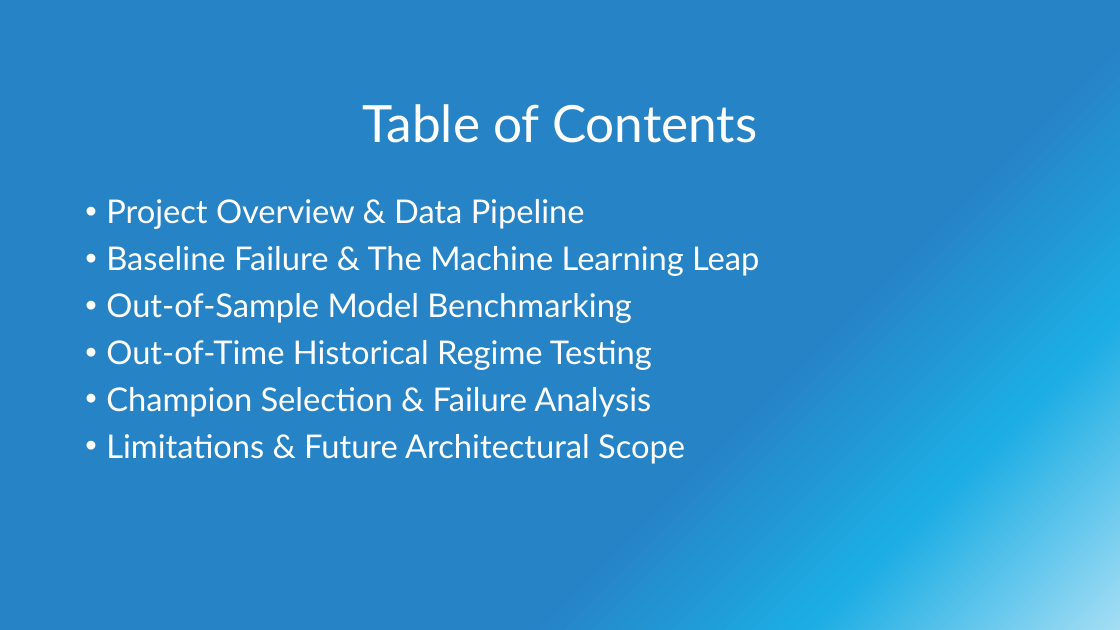
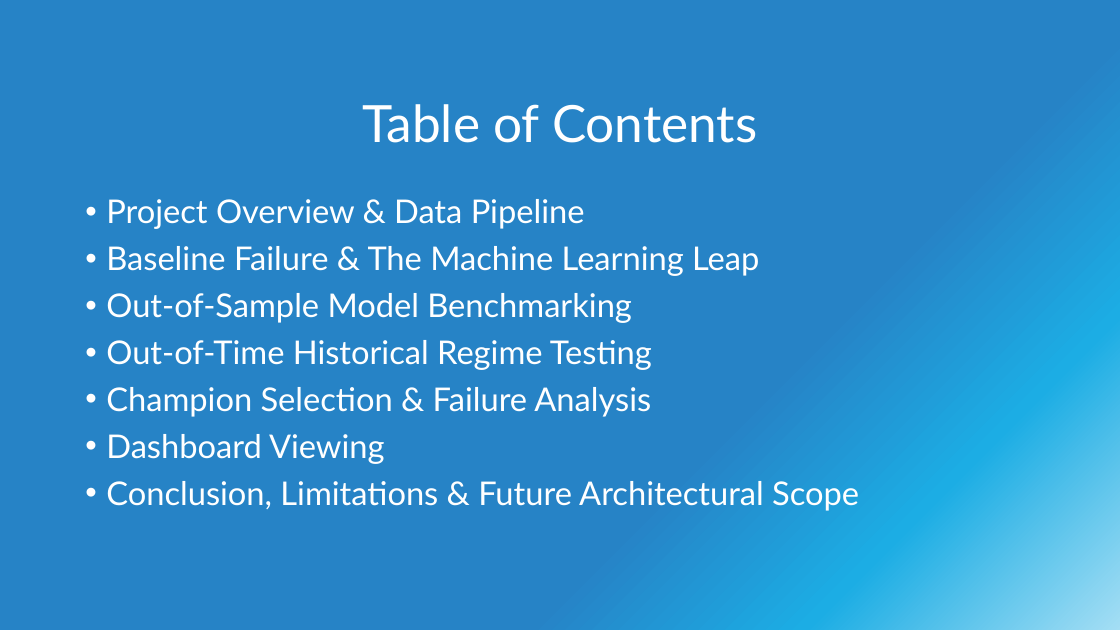
Before and after one commit to amohaf32/Time-Series-Forecast-Platform-Brent-Crude-Oil, a slide deck: slide 2 of presentations/Final Presentation .pptx. Drawn at 1120x630 pixels with LibreOffice and Linux fonts; fonts in the diff are those of the drawing. Boxes give left, top, right and bottom in pixels: in the first picture for what was removed or moved away, otherwise in the second. Text is boxed around its words. In the diff, an @@ line names an element or a change of style, - is before the commit and + after.

```diff
--- a/presentations/Final Presentation .pptx
+++ b/presentations/Final Presentation .pptx
@@ text at (106, 434, 859, 511): text changed @@
-• Limitations & Future Architectural Scope
+• Dashboard Viewing
+• Conclusion, Limitations & Future Architectural Scope
```
Also in this commit, not shown: 8 other slides changed, 1 slide added, 1 slide removed, 5 other files.
